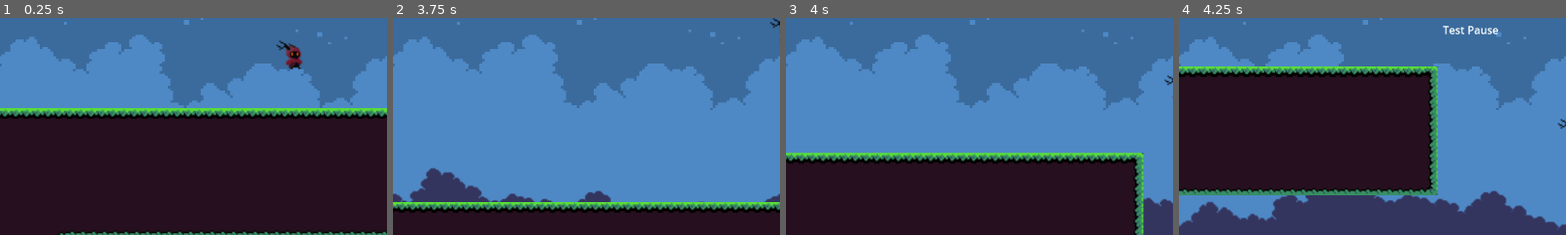
Above: before the commit, frames 1-4 (left to right).
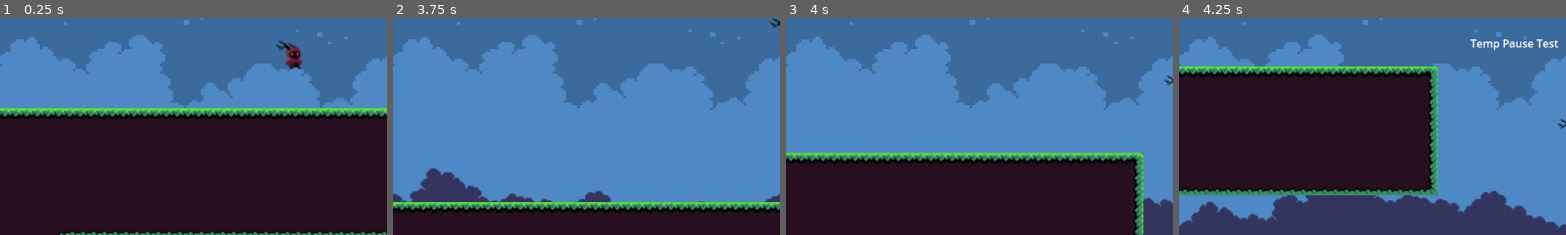
Above: after the commit, the same moments.

Repository: ag-pacier/Serif_Platformer
Game: Godot game, scene res://LevelStuff/Devlevel/devLevel.tscn
The game is run twice, just before and just after one commit, with the same random seed, the same clock (stepped at 60 frames per second) and the same inputs. Sound files missing from this copy of the repository are replaced by a short silence.
Inputs:
- Up to frame 1 (0.25 s): no input
- Up to frame 2 (3.75 s): tap Enter (return_but, bound only after the commit) at 0.5, 0.8, 1.35, 2.3, 2.85 s; hold Right (right) 0.53-2.03 s; tap F (action) at 0.6, 1.55, 2.1, 3.05, 3.6 s; tap Space (jump) at 0.77, 1.52, 3.02 s; hold Left (left) 2.03-2.78 s; hold Right (right) from 2.78 s (still down)
- Up to frame 3 (4 s): keep holding Right (right); tap Space (jump) at 3.77 s; tap Enter (return_but, bound only after the commit) at 3.8 s
- Up to frame 4 (4.25 s): keep holding Right (right); tap Escape (pause) at 4.15 s
The pictures show only the part of the screen within x 12-62%, y 47-97%; the shares and areas given below are measured in that part.

Frames 1-3 are identical in both runs. In frame 4, 0.8% of the frame differs, in the area x 68-98%, y 3-16%.

Commit message:
Minor Pause Update
- Added more controls to anticipate changes in behavior of users
- Created a sub-scene to manage the pause
- Started the scaffolding of pause menu
TODO: Add highly visible menu items, have them interact

Diff:
--- /dev/null
+++ b/Sprites/HUD/PauseMenu.tscn
@@ -0,0 +1,34 @@
+[gd_scene load_steps=2 format=3 uid="uid://bahl7j3gs67je"]
+
+[ext_resource type="Script" uid="uid://bp3yuhyvlr5g6" path="res://Sprites/HUD/pause_menu.gd" id="1_qhpok"]
+
+[node name="PauseMenu" type="Control"]
+process_mode = 2
+layout_mode = 3
+anchors_preset = 15
+anchor_right = 1.0
+anchor_bottom = 1.0
+grow_horizontal = 2
+grow_vertical = 2
+script = ExtResource("1_qhpok")
+
+[node name="CenterContainer" type="CenterContainer" parent="."]
+layout_mode = 0
+offset_right = 40.0
+offset_bottom = 40.0
+
+[node name="Label" type="Label" parent="CenterContainer"]
+layout_mode = 2
+text = "Temp Pause Test"
+horizontal_alignment = 1
+
+[node name="PrimeMenu" type="CenterContainer" parent="CenterContainer"]
+layout_mode = 2
+
+[node name="Settings" type="CenterContainer" parent="CenterContainer"]
+visible = false
+layout_mode = 2
+
+[node name="SaveLoad" type="CenterContainer" parent="CenterContainer"]
+visible = false
+layout_mode = 2
--- /dev/null
+++ b/Sprites/HUD/pause_menu.gd
@@ -0,0 +1,18 @@
+extends Control
+
+@onready var current_item: int = 0
+
+## Select a menu item
+func select_item(item: int):
+	pass
+
+func reset_cur_item():
+	current_item = 0
+
+func _process(_delta):
+	if Input.is_action_just_pressed("up_dir") or Input.is_action_just_pressed("left"):
+		current_item -= 1
+	if Input.is_action_just_pressed("down_dir") or Input.is_action_just_pressed("right"):
+		current_item += 1
+	if Input.is_action_just_pressed("return_but") or Input.is_action_just_pressed("action"):
+		print(current_item)
--- a/UI/HUD.gd
+++ b/UI/HUD.gd
@@ -89,6 +89,7 @@
 		$PauseTimer.start()
 		if get_tree().paused:
 			$CenterContainer/MenuContainer.visible = false
+			$CenterContainer/MenuContainer/PauseMenu.reset_cur_item()
 			get_tree().paused = false
 		else:
 			get_tree().paused = true
--- a/UI/HUD.tscn
+++ b/UI/HUD.tscn
@@ -1,6 +1,7 @@
-[gd_scene load_steps=2 format=3 uid="uid://cryvpoe0gf6fy"]
+[gd_scene load_steps=3 format=3 uid="uid://cryvpoe0gf6fy"]
 
 [ext_resource type="Script" uid="uid://clvk2okm7g3st" path="res://UI/HUD.gd" id="1_cyhru"]
+[ext_resource type="PackedScene" uid="uid://bahl7j3gs67je" path="res://Sprites/HUD/PauseMenu.tscn" id="2_ijstf"]
 
 [node name="Hud" type="CanvasLayer"]
 process_mode = 3
@@ -52,10 +53,8 @@
 visible = false
 layout_mode = 2
 
-[node name="Label" type="Label" parent="CenterContainer/MenuContainer"]
+[node name="PauseMenu" parent="CenterContainer/MenuContainer" instance=ExtResource("2_ijstf")]
 layout_mode = 2
-text = "Test Pause"
-horizontal_alignment = 1
 
 [node name="VBoxContainer" type="VBoxContainer" parent="."]
 anchors_preset = 12
--- a/project.godot
+++ b/project.godot
@@ -43,6 +43,21 @@
 "events": [Object(InputEventKey,"resource_local_to_scene":false,"resource_name":"","device":-1,"window_id":0,"alt_press …(192 unchanged characters)…
 ]
 }
+up_dir={
+"deadzone": 0.2,
+"events": [Object(InputEventKey,"resource_local_to_scene":false,"resource_name":"","device":-1,"window_id":0,"alt_pressed":false,"shift_pressed":false,"ctrl_pressed":false,"meta_pressed":false,"pressed":false,"keycode":0,"physical_keycode":4194320,"key_label":0,"unicode":0,"location":0,"echo":false,"script":null)
+]
+}
+down_dir={
+"deadzone": 0.2,
+"events": [Object(InputEventKey,"resource_local_to_scene":false,"resource_name":"","device":-1,"window_id":0,"alt_pressed":false,"shift_pressed":false,"ctrl_pressed":false,"meta_pressed":false,"pressed":false,"keycode":0,"physical_keycode":4194322,"key_label":0,"unicode":0,"location":0,"echo":false,"script":null)
+]
+}
+return_but={
+"deadzone": 0.2,
+"events": [Object(InputEventKey,"resource_local_to_scene":false,"resource_name":"","device":-1,"window_id":0,"alt_pressed":false,"shift_pressed":false,"ctrl_pressed":false,"meta_pressed":false,"pressed":false,"keycode":0,"physical_keycode":4194309,"key_label":0,"unicode":0,"location":0,"echo":false,"script":null)
+]
+}
 
 [layer_names]
 
Not shown, added: Sprites/HUD/pause_menu.gd.uid
